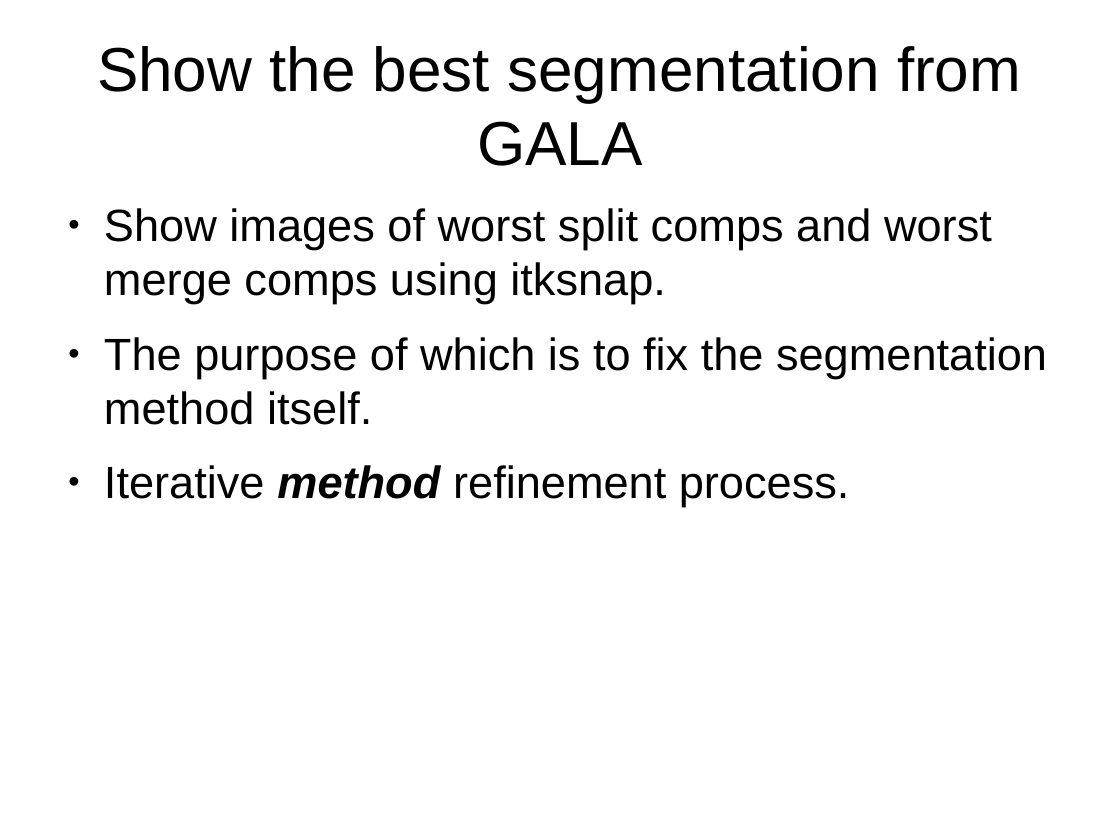
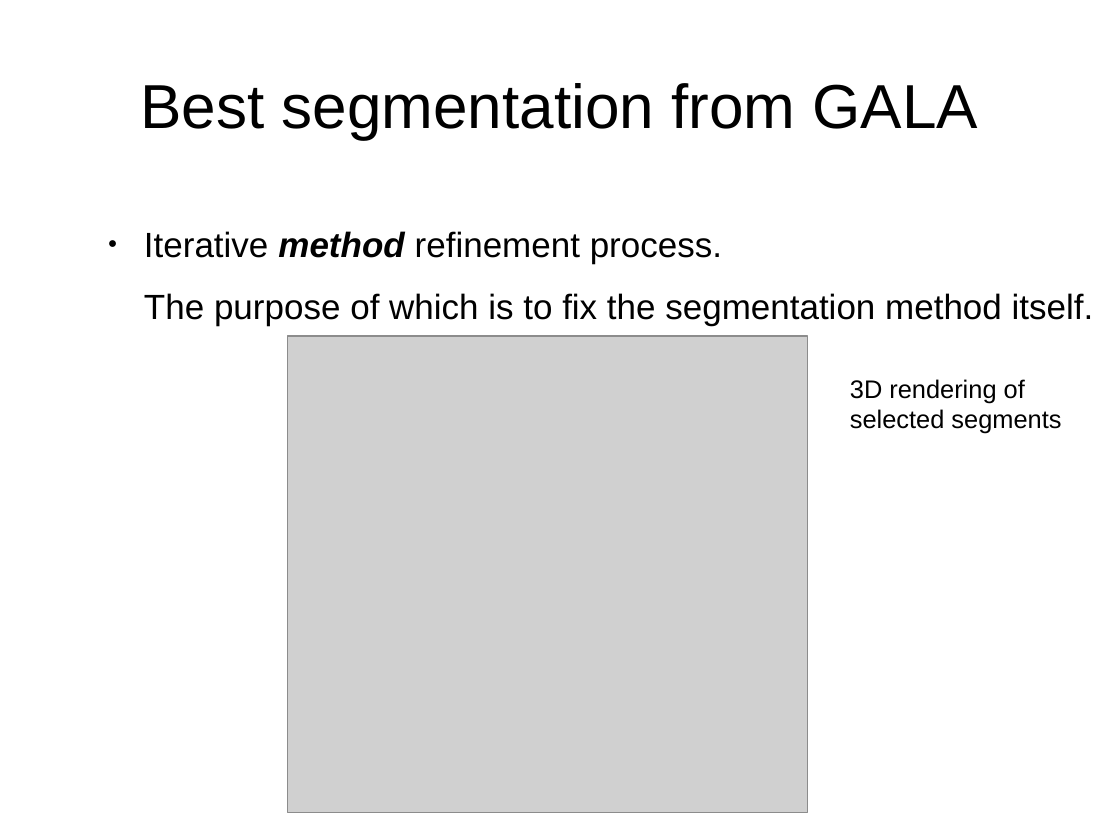
Before and after one commit to JohnnyTeutonic/view_all, a slide deck: slide 15 of Segmentation_Presentation.odp (slide 14 before the commit). Drawn at 1120x840 pixels with LibreOffice and Linux fonts; fonts in the diff are those of the drawing; grey boxes stand for pictures. Boxes give left, top, right and bottom in pixels: in the first picture for what was removed or moved away, otherwise in the second. Text is boxed around its words. In the diff, an @@ line names an element or a change of style, - is before the commit and + after.

```diff
--- a/Segmentation_Presentation.odp
+++ b/Segmentation_Presentation.odp
@@ title at [140,83,978,139]: text changed @@
-Show the best segmentation from GALA
+Best segmentation from GALA
@@ text "Iterative method refinement process.": place and size @@
-text "Iterative method refinement process." at [104,208,1047,507]
+text "Iterative method refinement process." at [144,231,1094,325]
@@ text at [144,231,722,263]: text changed; size 32 to 24.8 pt @@
-● Show images of worst split comps and worst merge comps using itksnap.
+● Iterative method refinement process.
@@ text at [144,293,1094,325]: size 32 to 24.8 pt in "The purpose of which is to fix ..."; bullet ● to none @@
@@ picture added at [288,336,808,813] @@
@@ text added at [850,379,1061,434], 18 pt, text #000000 @@
+3D rendering of selected segments
@@ text at [104,465,850,507]: paragraph removed @@
-● Iterative method refinement process.
```
Also in this commit, not shown: 6 other slides changed, 4 slides added, 3 slides removed, 2 other files.
